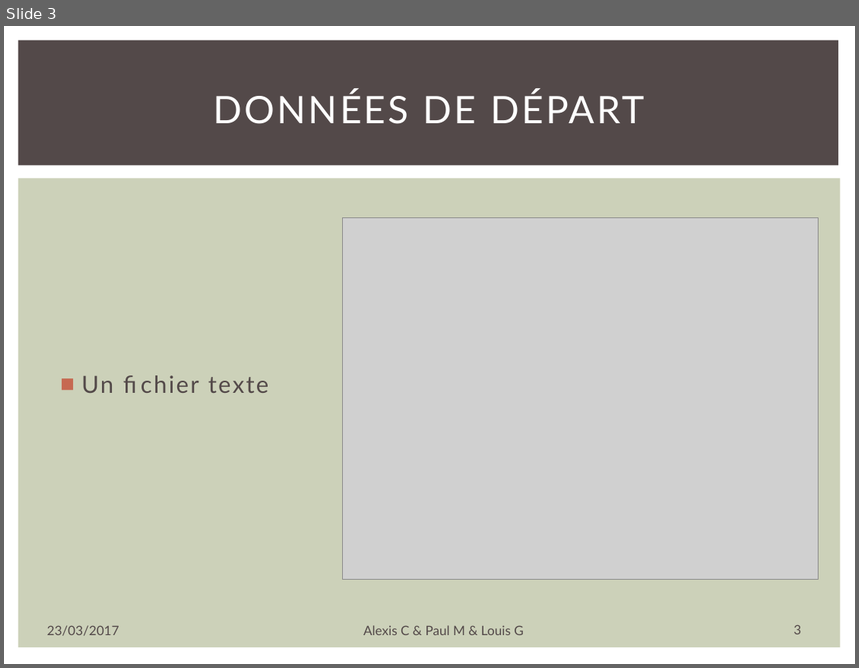
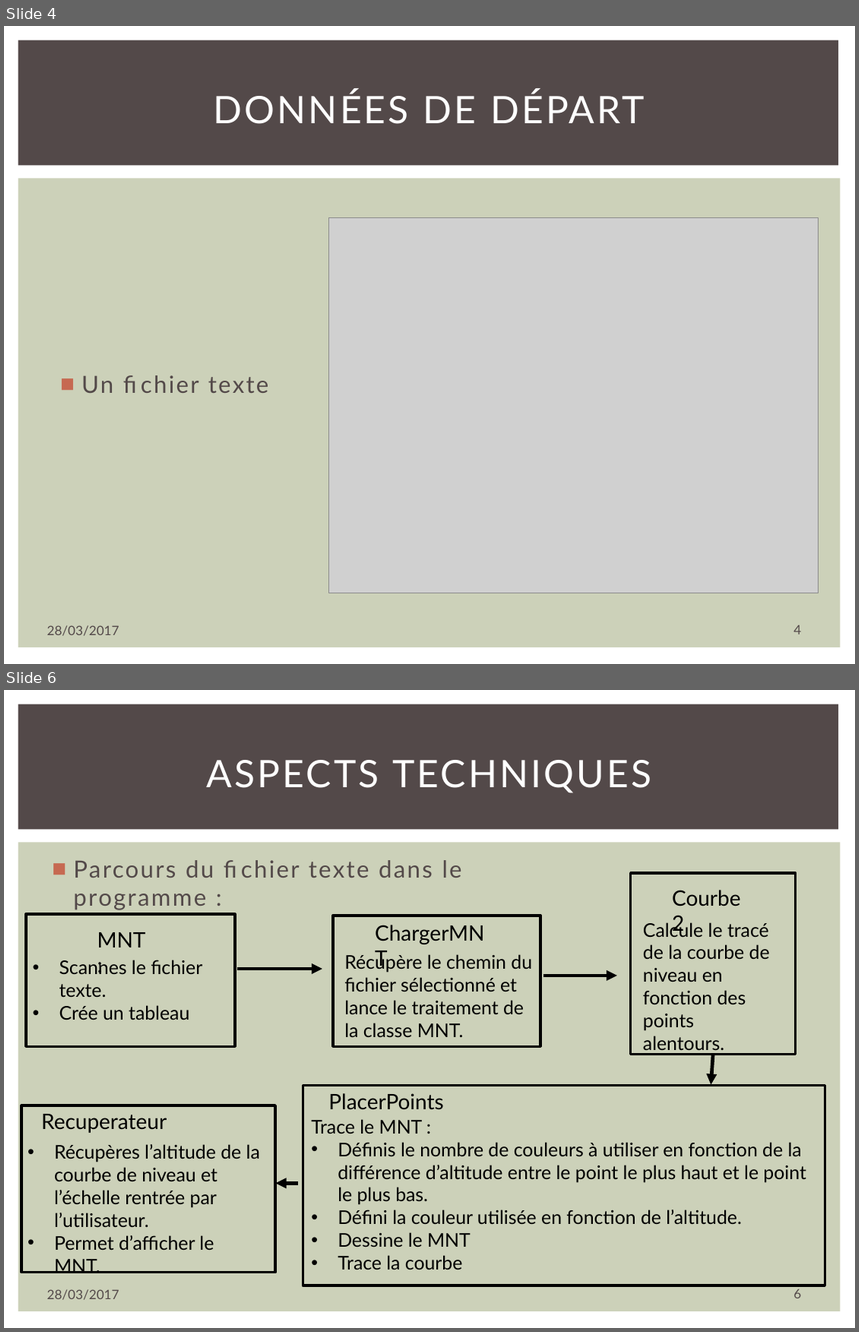
Before and after one commit to alexiscoatsaliou/MNT, a slide deck: Projet Java.pptx. Shown one above the other, each under a label of ours: slide 3 before the commit, slides 4 and 6 after it; the slides between them are not shown. The pictures are 859x668 and 859x1332 pixels, drawn with LibreOffice and Linux fonts; fonts in the diff are those of the drawing; grey boxes stand for pictures. Boxes give left, top, right and bottom in pixels: in the first picture for what was removed or moved away, otherwise in the second. Text is boxed around its words. In the diff, an @@ line names an element or a change of style, - is before the commit and + after.

```diff
--- a/Projet Java.pptx
+++ b/Projet Java.pptx
@@ slide 6 added at [4, 690, 855, 1328], background #FFFFFF; not listed: 2 template elements that a slide beside it also shows @@
@@ title added at [207, 760, 652, 793], 32 pt, text #FFFFFF @@
+ASPECTS TECHNIQUES
@@ text added at [73, 860, 462, 910], 20 pt, text #534949 @@
+■ Parcours du fichier texte dans le programme :
@@ rectangle added at [630, 873, 796, 1054], outline #000000 2.25 pt @@
@@ text added at [664, 881, 759, 915], 18 pt, text #000000 @@
+Courbe2
@@ rectangle added at [26, 914, 236, 1046], outline #000000 2.25 pt @@
@@ rectangle added at [333, 916, 541, 1046], outline #000000 2.25 pt @@
@@ text added at [367, 916, 498, 950], 18 pt, text #000000 @@
+ChargerMNT
@@ text added at [97, 932, 146, 948], 18 pt, text #000000 @@
+MNT :
@@ text added at [643, 923, 770, 1054], 16 pt, text #000000 @@
+Calcule le tracé de la courbe de niveau en fonction des points alentours.
@@ text added at [59, 960, 202, 1020], 16 pt, text #000000 @@
+• Scannes le fichier texte.
+• Crée un tableau
@@ text added at [344, 953, 532, 1037], 16 pt, text #000000 @@
+Récupère le chemin du fichier sélectionné et lance le traitement de la classe MNT.
@@ arrow added from (237, 969) to (322, 969), #000000 3 pt @@
@@ arrow added from (544, 976) to (617, 976), #000000 3 pt @@
@@ arrow added from (713, 1054) to (712, 1085), #000000 3 pt @@
@@ rectangle added at [303, 1086, 825, 1286], outline #000000 2.25 pt @@
@@ text added at [329, 1094, 443, 1110], 18 pt, text #000000 @@
+PlacerPoints
@@ rectangle added at [22, 1106, 275, 1272], outline #000000 2.25 pt @@
@@ text added at [41, 1114, 167, 1133], 18 pt, text #000000 @@
+Recuperateur
@@ text added at [311, 1119, 807, 1270], 16 pt, text #000000 @@
+Trace le MNT :
+• Définis le nombre de couleurs à utiliser en fonction de la différence d’altitude entre le point le plus haut et le point le plus bas.
+• Défini la couleur utilisée en fonction de l’altitude.
+• Dessine le MNT
+• Trace la courbe
@@ text added at [54, 1144, 260, 1250], 16 pt, text #000000 @@
+• Récupères l’altitude de la courbe de niveau et l’échelle rentrée par l’utilisateur.
+• Permet d’afficher le MNT.
@@ arrow added from (297, 1184) to (275, 1184), #000000 3 pt @@
@@ text added at [47, 1290, 120, 1300], 11 pt, text #534949 @@
+28/03/2017
@@ page number added at [794, 1290, 801, 1299], 11 pt, text #534949 @@
+6
@@ what was slide 3 is now slide 4 @@
@@ slide 4 changed as well @@
@@ picture: place and size @@
-picture at [343, 218, 819, 579]
+picture at [329, 218, 819, 593]
@@ text at [47, 626, 120, 636]: text changed @@
-23/03/2017
+28/03/2017
@@ text removed at [363, 626, 523, 636] @@
-Alexis C & Paul M & Louis G
@@ page number at [794, 626, 801, 635]: text changed @@
-3
+4
```
Also in this commit, not shown: 6 other slides changed, 6 other slides added, 2 slides removed.
